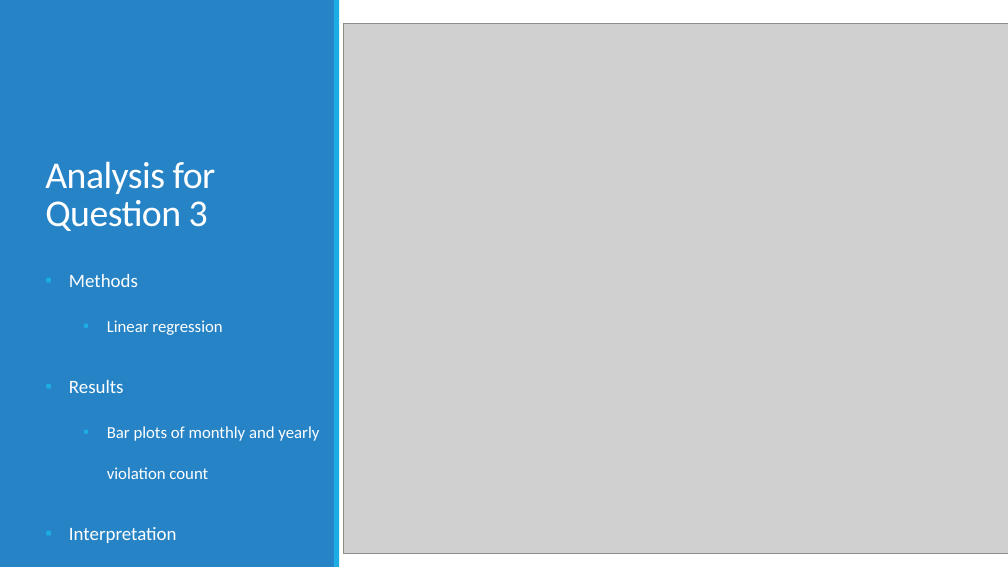
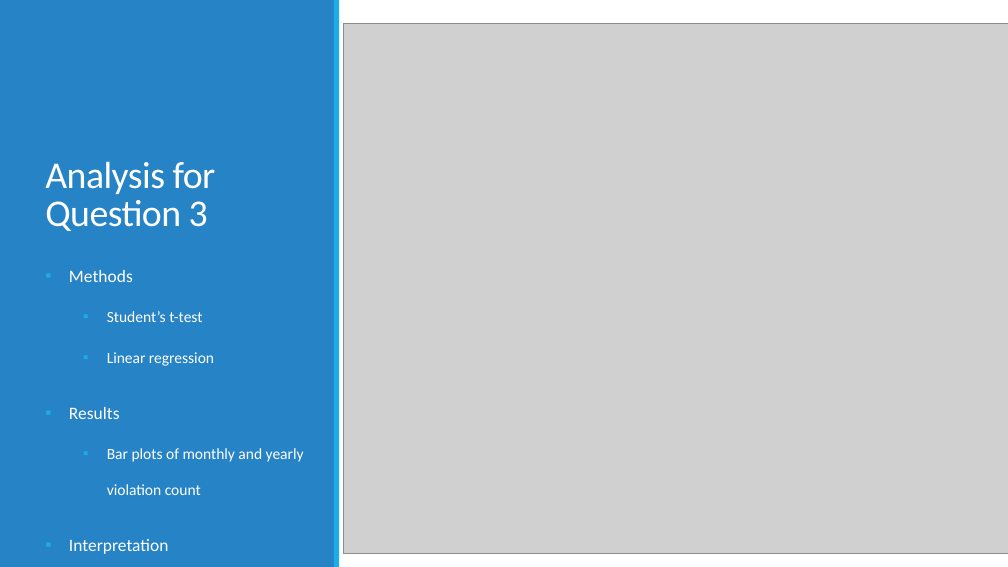
Before and after one commit to koallen/Outliers, a slide deck: slide 8 of Final Presentation/finalPresentation.pptx. Drawn at 1008x567 pixels with LibreOffice and Linux fonts; fonts in the diff are those of the drawing; grey boxes stand for pictures. Boxes give left, top, right and bottom in pixels: in the first picture for what was removed or moved away, otherwise in the second. Text is boxed around its words. In the diff, an @@ line names an element or a change of style, - is before the commit and + after.

```diff
--- a/Final Presentation/finalPresentation.pptx
+++ b/Final Presentation/finalPresentation.pptx
@@ text at <box>69,270,304,554</box>: size 18 to 16.6 pt in "Methods", "Results", "Interpretation"; size 16 to 14.8 pt in "Linear regression", "Bar plots of monthly and yearly violation ..."; line spacing 2 to 1.9 @@
@@ text at <box>107,311,202,322</box>: paragraph added @@
+  ▪ Student’s t-test
```
Also in this commit, not shown: 4 other slides changed, 4 slides added, 2 slides removed.
